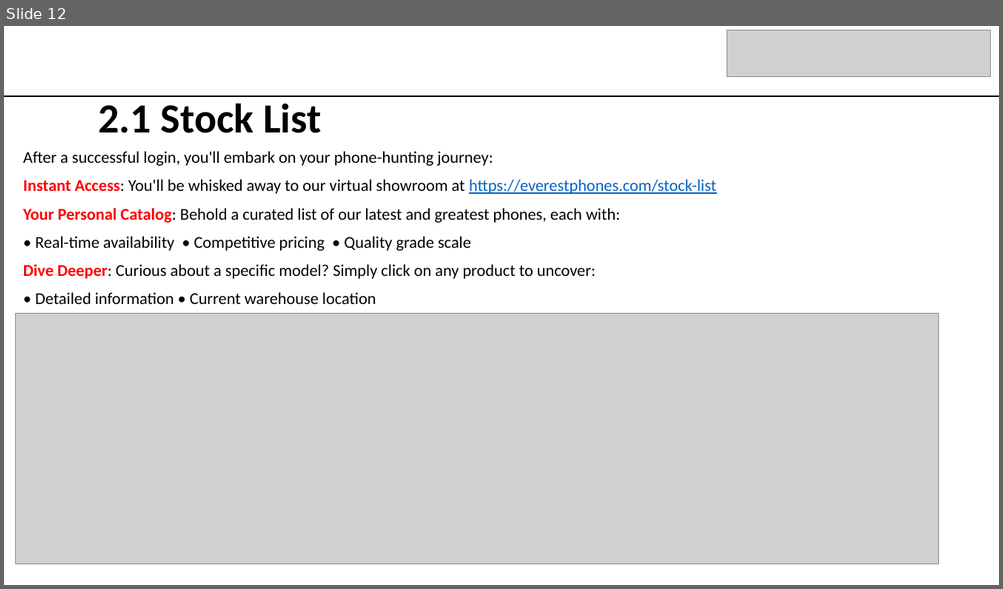
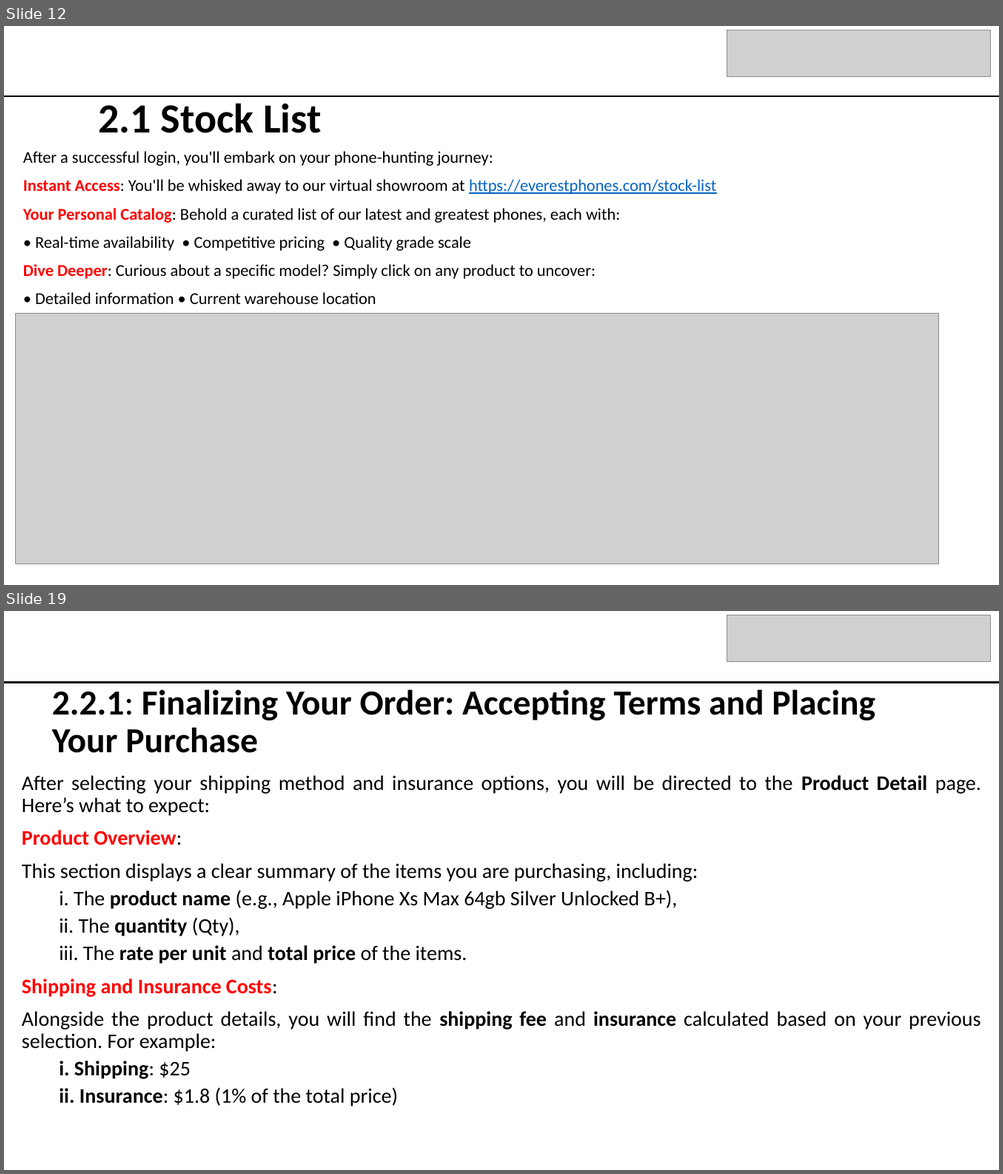
Before and after one commit to bidhan948/Everest-Phones-User-Manual, a slide deck: EVEREST PHONES.pptx. Shown one above the other, each under a label of ours: slide 12 before the commit, slides 12 and 19 after it; the slides between them are not shown. The pictures are 1003x589 and 1003x1174 pixels, drawn with LibreOffice and Linux fonts; fonts in the diff are those of the drawing; grey boxes stand for pictures. Boxes give left, top, right and bottom in pixels: in the first picture for what was removed or moved away, otherwise in the second. Text is boxed around its words. In the diff, an @@ line names an element or a change of style, - is before the commit and + after.

```diff
--- a/EVEREST PHONES.pptx
+++ b/EVEREST PHONES.pptx
@@ slide 19 added at (4, 611, 999, 1170), background #FFFFFF @@
@@ picture added at (727, 615, 990, 663) @@
@@ line added from (4, 683) to (999, 683), #000000 1.5 pt @@
@@ title added at (52, 689, 875, 753), 34 pt, text #000000, bold @@
+2.2.1: Finalizing Your Order: Accepting Terms and Placing Your Purchase
@@ subtitle added at (22, 775, 981, 1107), 20 pt, text #000000 @@
+After selecting your shipping method and insurance options, you will be directed to the Product Detail page. Here’s what to expect:
+Product Overview:
+This section displays a clear summary of the items you are purchasing, including:
+  i. The product name (e.g., Apple iPhone Xs Max 64gb Silver Unlocked B+),
+  ii. The quantity (Qty),
+  iii. The rate per unit and total price of the items.
+Shipping and Insurance Costs:
+Alongside the product details, you will find the shipping fee and insurance calculated based on your previous selection. For example:
+  i. Shipping: $25
+  ii. Insurance: $1.8 (1% of the total price)
```
Also in this commit, not shown: 4 slides changed, 8 other slides added.
